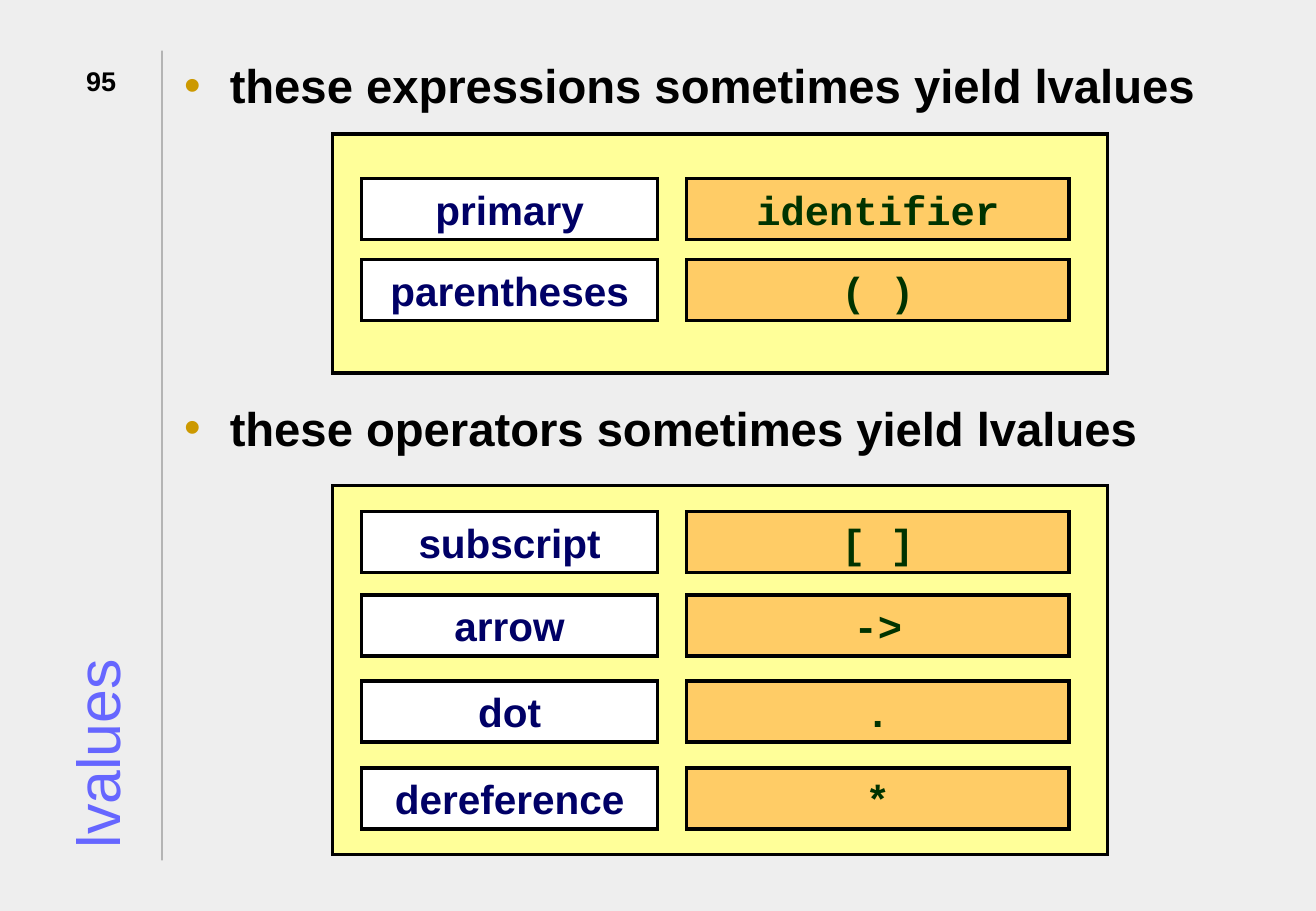
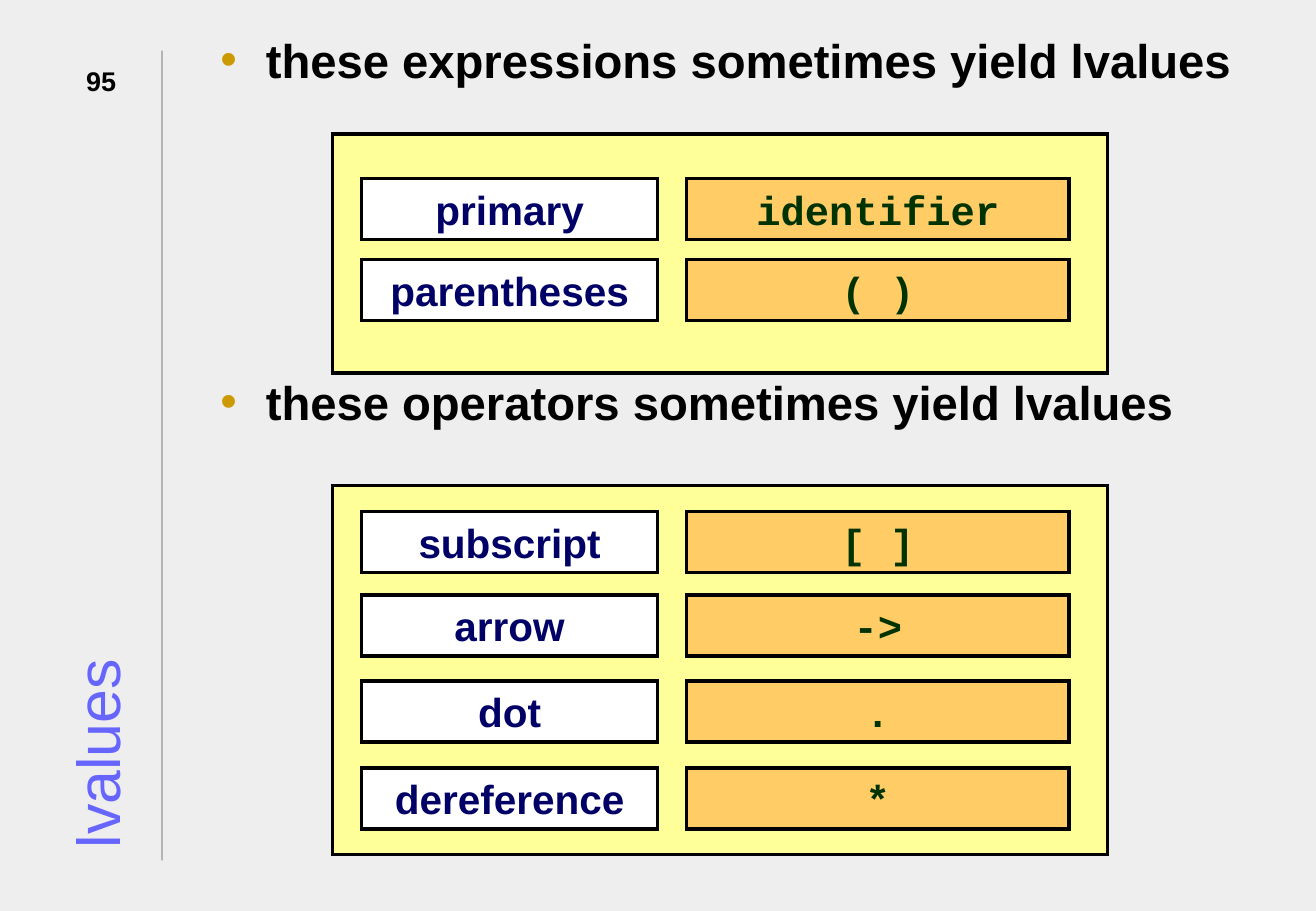
Before and after one commit to JonJagger/two-day-courses, a slide deck: slide 95 of ca/CAdvanced.odp. Drawn at 1316x911 pixels with LibreOffice and Linux fonts; fonts in the diff are those of the drawing. Boxes give left, top, right and bottom in pixels: in the first picture for what was removed or moved away, otherwise in the second. Text is boxed around its words. In the diff, an @@ line names an element or a change of style, - is before the commit and + after.

```diff
--- a/ca/CAdvanced.odp
+++ b/ca/CAdvanced.odp
@@ text "these expressions sometimes yield lvalues": place and size @@
-text "these expressions sometimes yield lvalues" at box(230, 68, 1195, 456)
+text "these expressions sometimes yield lvalues" at box(266, 43, 1231, 430)
```
Also in this commit, not shown: 100 other slides changed.
